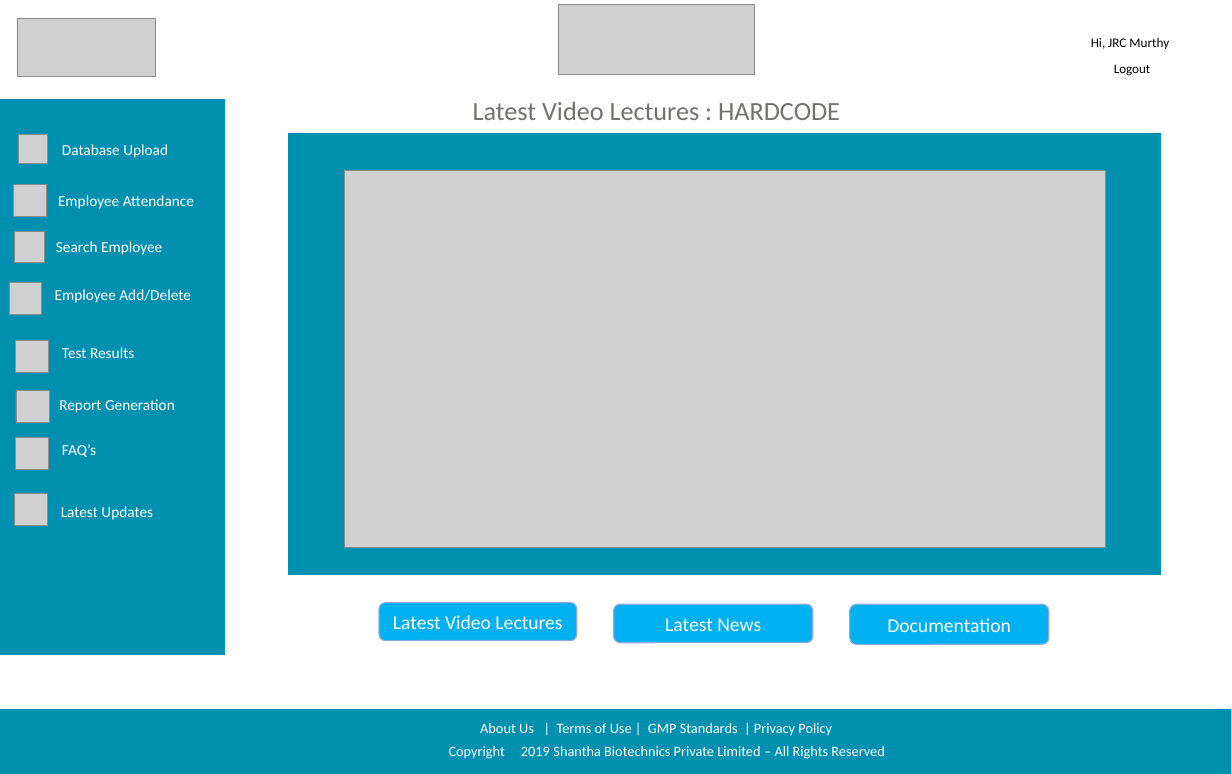
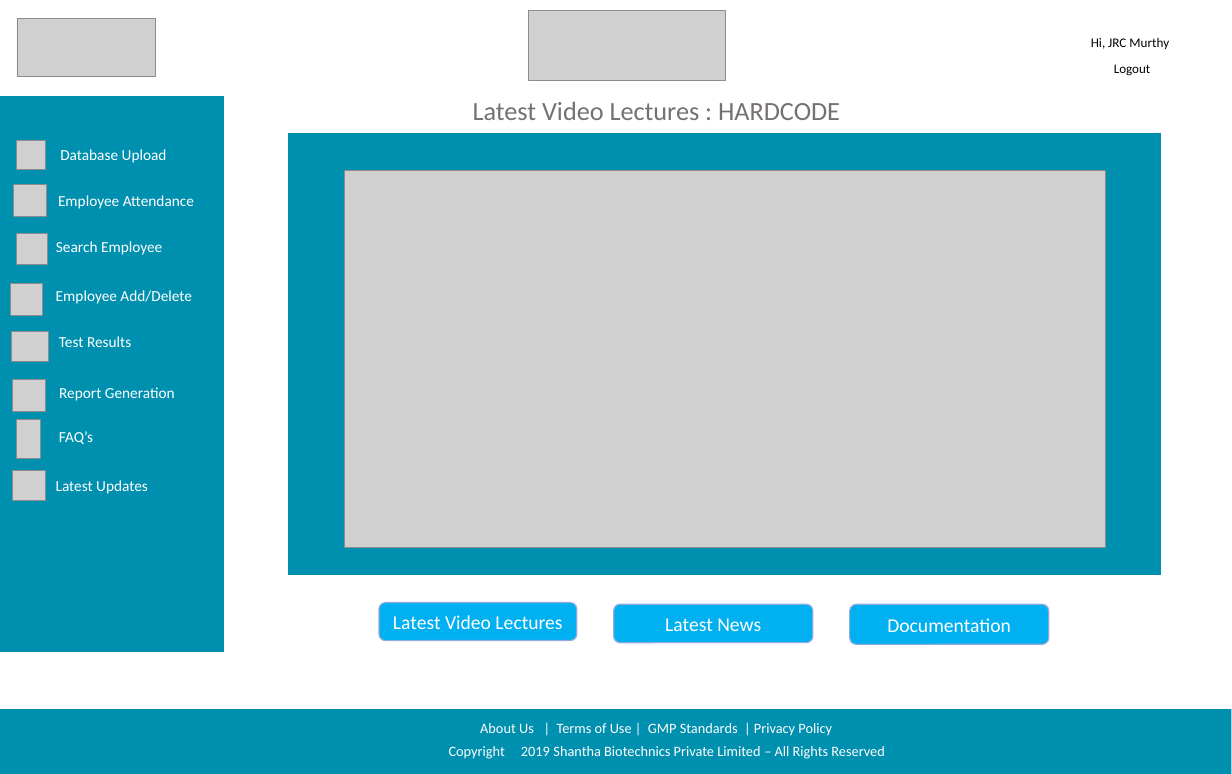
Before and after one commit to sarthakbhutani/Shantha_sih2019, a slide deck: slide 7 of Documentation/Screen Designs/Shanta Sanofi Screen Designs.pptx. Drawn at 1232x774 pixels with LibreOffice and Linux fonts; fonts in the diff are those of the drawing; grey boxes stand for pictures; background and template pictures are left out. Boxes give left, top, right and bottom in pixels: in the first picture for what was removed or moved away, otherwise in the second. Text is boxed around its words. In the diff, an @@ line names an element or a change of style, - is before the commit and + after.

```diff
--- a/Documentation/Screen Designs/Shanta Sanofi Screen Designs.pptx
+++ b/Documentation/Screen Designs/Shanta Sanofi Screen Designs.pptx
@@ picture moved from (x1=558, y1=4, x2=755, y2=74) to (x1=529, y1=11, x2=726, y2=81) @@
@@ rectangle moved from (x1=1, y1=100, x2=225, y2=654) to (x1=0, y1=96, x2=224, y2=651) @@
@@ picture moved from (x1=19, y1=134, x2=48, y2=163) to (x1=17, y1=141, x2=46, y2=170) @@
@@ text "Database Upload" moved from (x1=62, y1=144, x2=168, y2=158) to (x1=60, y1=149, x2=167, y2=163) @@
@@ text "Test Results" moved from (x1=62, y1=347, x2=134, y2=358) to (x1=59, y1=336, x2=131, y2=347) @@
@@ picture added at (x1=12, y1=331, x2=48, y2=361) @@
@@ picture removed at (x1=15, y1=340, x2=48, y2=372) @@
@@ picture moved from (x1=16, y1=390, x2=49, y2=422) to (x1=13, y1=380, x2=46, y2=412) @@
@@ text "Report Generation" moved from (x1=59, y1=399, x2=175, y2=413) to (x1=59, y1=387, x2=175, y2=401) @@
@@ picture added at (x1=16, y1=419, x2=40, y2=458) @@
@@ picture removed at (x1=15, y1=437, x2=48, y2=469) @@
@@ text "FAQ’s" moved from (x1=62, y1=444, x2=96, y2=457) to (x1=59, y1=431, x2=93, y2=444) @@
@@ picture added at (x1=12, y1=470, x2=45, y2=500) @@
@@ text "Latest Updates" moved from (x1=61, y1=506, x2=153, y2=520) to (x1=56, y1=480, x2=148, y2=494) @@
@@ picture removed at (x1=15, y1=493, x2=47, y2=525) @@
```
Also in this commit, not shown: 11 other slides changed, 3 other files.
